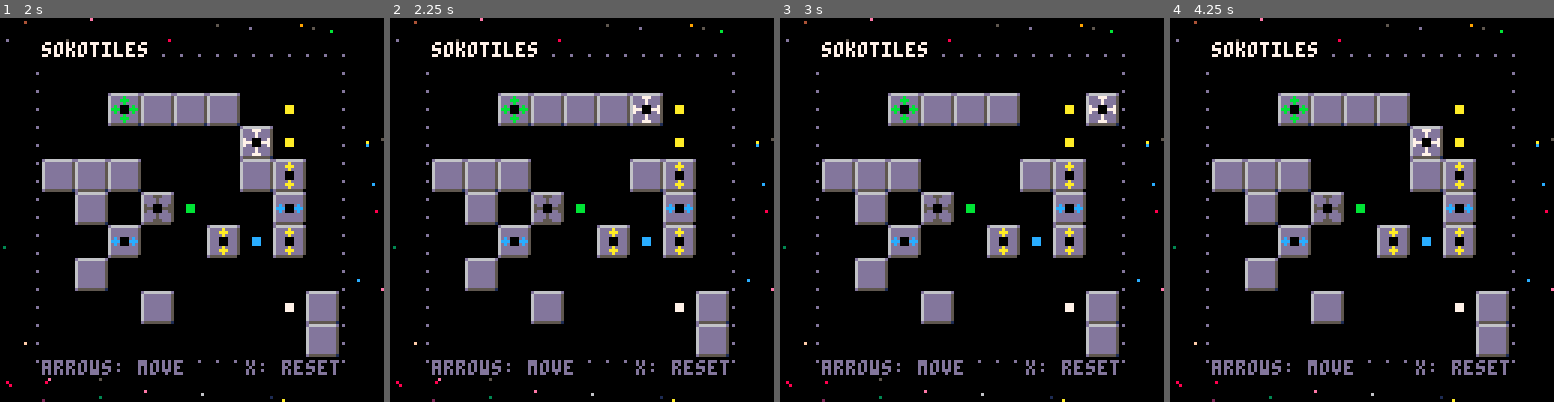
Above: before the commit, frames 1-4 (left to right).
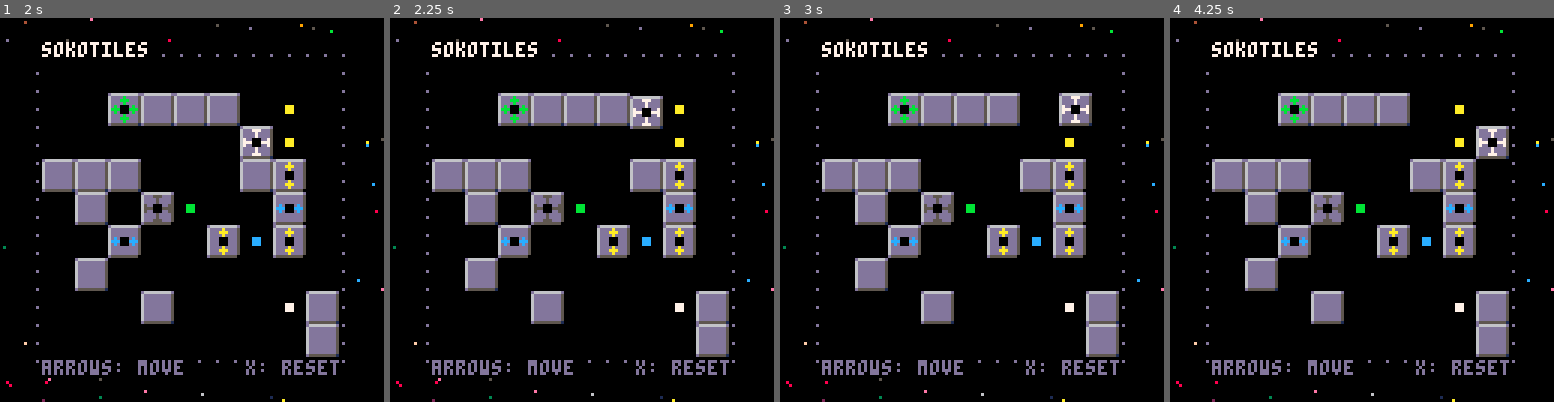
Above: after the commit, the same moments.

Repository: schoblaska/pico-8
Game: PICO-8 cartridge src/sokotiles.p8
The game is run twice, just before and just after one commit, with the same random seed, the same clock (stepped at 60 frames per second) and the same inputs.
Inputs:
- Up to frame 1 (2 s): tap X (X key) at 0.33, 1.07, 1.85 s; tap O (Z key) at 0.7, 1.7 s; hold Right from 1.6 s (still down)
- Up to frame 2 (2.25 s): release Right at 2.1 s; tap O (Z key) at 2.1 s; hold Up from 2.15 s (still down)
- Up to frame 3 (3 s): release Up at 2.42 s; hold Right from 2.47 s (still down); tap O (Z key) at 2.5, 2.9 s; tap X (X key) at 2.97 s
- Up to frame 4 (4.25 s): release Right at 3.03 s; hold Left 3.08-3.58 s; tap O (Z key) at 3.3, 3.7, 4.1 s; hold Down 3.63-3.97 s; hold Right from 4.02 s (still down); tap X (X key) at 4.08 s

Frame 1 is identical in both runs. In frame 2, 0.4% of the frame differs, in the area x 62-72%, y 19-29%; in frame 3, 1.3%; in frame 4, 1.4%, in the area x 62-89%, y 28-37%.

Commit message:
animations

Diff:
--- a/src/sokotiles.p8
+++ b/src/sokotiles.p8
@@ -25,6 +25,7 @@
   }
   load_level()
   set_scene("title")
+  animation_speed = 5
 end
 
 function load_level()
@@ -81,18 +82,22 @@
       set_scene("game")
     end
   elseif scene == "game" then
-    local player = find_player()
-
-    if btnp(0) then
-      move_if_able(player.x, player.y, -1, 0, false, false)
-    elseif btnp(1) then
-      move_if_able(player.x, player.y, 1, 0, false, false)
-    elseif btnp(2) then
-      move_if_able(player.x, player.y, 0, -1, false, false)
-    elseif btnp(3) then
-      move_if_able(player.x, player.y, 0, 1, false, false)
-    elseif btnp(5) and not is_won() then
-      load_level()
+    if animating() then
+      update_animations()
+    else
+      local player = find_player()
+
+      if btnp(0) then
+        move_if_able(player.x, player.y, -1, 0, false, false)
+      elseif btnp(1) then
+        move_if_able(player.x, player.y, 1, 0, false, false)
+      elseif btnp(2) then
+        move_if_able(player.x, player.y, 0, -1, false, false)
+      elseif btnp(3) then
+        move_if_able(player.x, player.y, 0, 1, false, false)
+      elseif btnp(5) and not is_won() then
+        load_level()
+      end
     end
   end
 end
@@ -191,8 +196,11 @@
 
 function move_tile(x, y, target_x, target_y)
   local tile = tile_at(x, y)
+
   tile.x = target_x
   tile.y = target_y
+  tile.x_offset = (x - target_x) * 11
+  tile.y_offset = (y - target_y) * 11
 end
 
 function is_won()
@@ -216,6 +224,30 @@
   return true
 end
 
+function animating()
+  for tile in all(tiles) do
+    if tile.x_offset ~= 0 or tile.y_offset ~= 0 then
+      return true
+    end
+  end
+
+  return false
+end
+
+function update_animations()
+  for tile in all(tiles) do
+    if tile.x_offset ~= 0 and sgn(tile.x_offset) == 1 then
+      tile.x_offset = max(tile.x_offset - sgn(tile.x_offset) * 2, 0)
+    elseif tile.x_offset ~= 0 and sgn(tile.x_offset) == -1 then
+      tile.x_offset = min(tile.x_offset - sgn(tile.x_offset) * 2, 0)
+    elseif tile.y_offset ~= 0 and sgn(tile.y_offset) == 1 then
+      tile.y_offset = max(tile.y_offset - sgn(tile.y_offset) * 2, 0)
+    elseif tile.y_offset ~= 0 and sgn(tile.y_offset) == -1 then
+      tile.y_offset = min(tile.y_offset - sgn(tile.y_offset) * 2, 0)
+    end
+  end
+end
+
 function draw_board()
   for x = 1, 9 do
     for y = 1, 9 do
@@ -235,14 +267,14 @@
 end
 
 function draw_tile(tile)
-  local value, x, y = tile.value, tile.x, tile.y
+  local value, x, y, xoff, yoff = tile.value, tile.x, tile.y, tile.x_offset, tile.y_offset
   local board_square = board[y][x]
 
   if value == "P" then
     if board_square == "." then
       palt(0, false)
     end
-    draw_square(sprites[value], x, y)
+    draw_square(sprites[value], x, y, xoff, yoff)
     pal()
 
     -- fill in pixels that match any adjacent G, Y, or B pieces
@@ -275,32 +307,12 @@
       line(center.x, center.y - 3, center.x, center.y - 4, color)
       line(center.x + 1, center.y - 4, center.x - 1, center.y - 4, color)
     end
-  elseif value == "W" then
+  else
     if board_square == "." then
       palt(0, false)
     end
-    draw_square(sprites["W"], x, y)
+    draw_square(sprites[value], x, y, xoff, yoff)
     pal()
-  elseif value == "Y" then
-    if board_square == "." then
-      palt(0, false)
-    end
-    draw_square(sprites["Y"], x, y)
-    pal()
-  elseif value == "G" then
-    if board_square == "." then
-      palt(0, false)
-    end
-    draw_square(sprites["G"], x, y)
-    pal()
-  elseif value == "B" then
-    if board_square == "." then
-      palt(0, false)
-    end
-    draw_square(sprites["B"], x, y)
-    pal()
-  elseif value ~= "." then
-    draw_square(sprites[value], x, y)
   end
 end
 
@@ -318,8 +330,10 @@
   end
 end
 
-function draw_square(sprite, x, y)
-  sspr(sprite[1], sprite[2], 11, 11, x * 11 + 3, y * 11 + 3)
+function draw_square(sprite, x, y, xoff, yoff)
+  xoff = xoff or 0
+  yoff = yoff or 0
+  sspr(sprite[1], sprite[2], 11, 11, x * 11 + 3 + xoff, y * 11 + 3 + yoff)
 end
 
 function draw_stars(count, twinkle)
